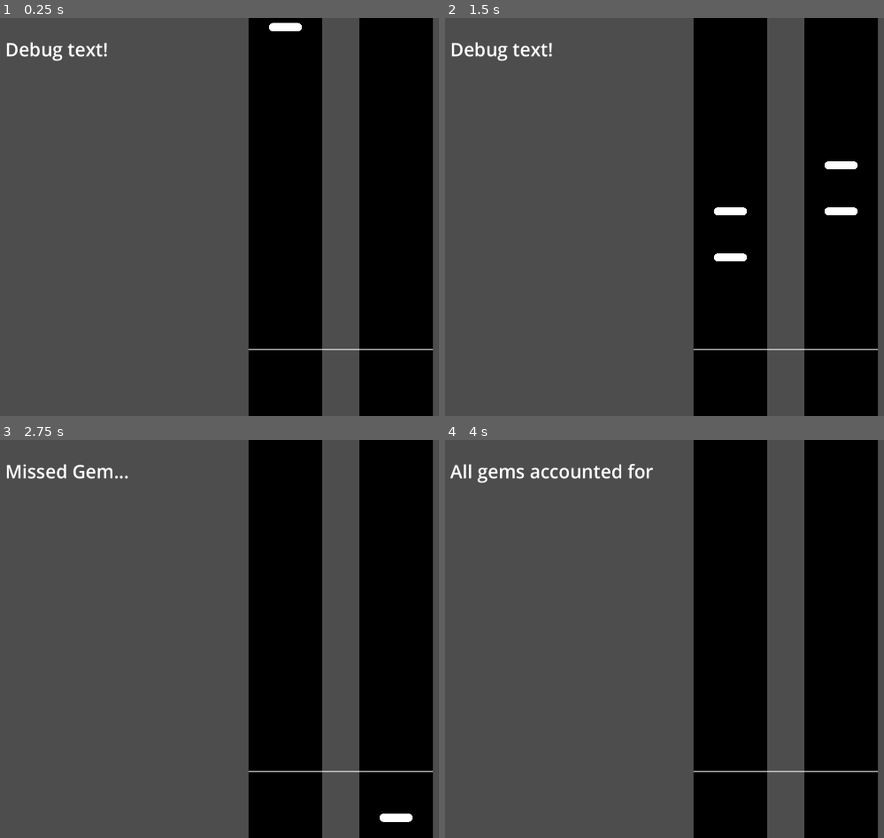
Above: before the commit, frames 1-4 (two rows, left to right).
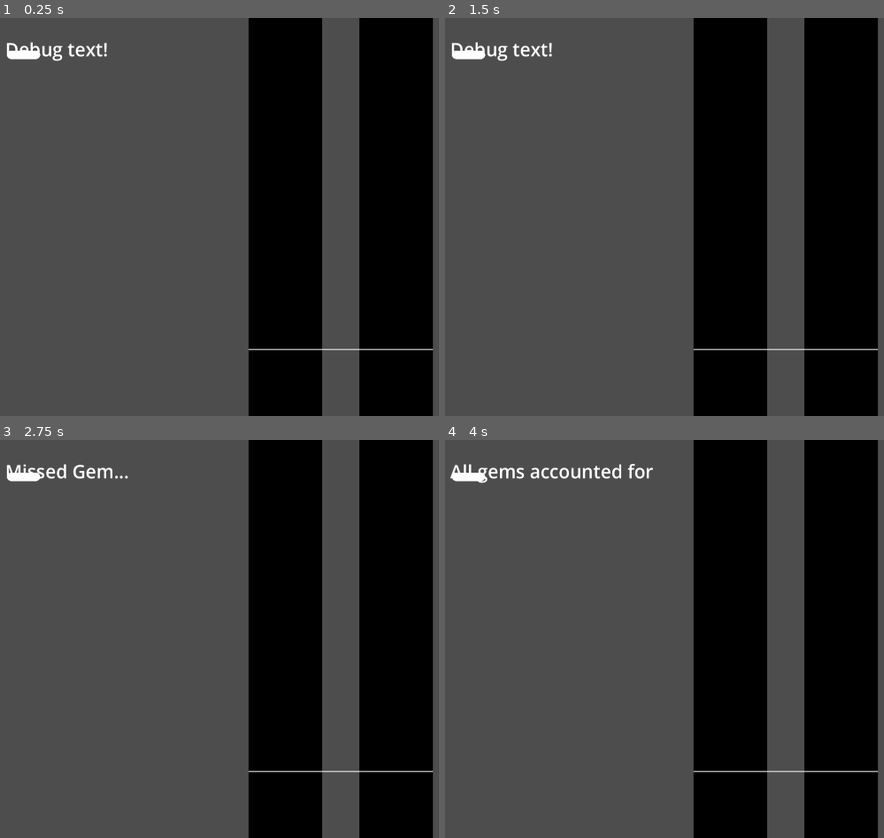
Above: after the commit, the same moments.

Repository: steamboatsonic/JamBop
Game: Godot game, scene res://Gameplay.tscn
The game is run twice, just before and just after one commit, with the same random seed, the same clock (stepped at 60 frames per second) and the same inputs.
Inputs:
- Up to frame 1 (0.25 s): no input
- Up to frame 2 (1.5 s): hold D (Right) 0.53-1.28 s; hold Right (AButton) 0.53-1.28 s; hold S (Down) from 1.28 s (still down); tap Down (BButton) at 1.35 s
- Up to frame 3 (2.75 s): release S (Down) at 2.03 s; hold D (Right) from 2.03 s (still down); hold Up (XButton) from 2.03 s (still down)
- Up to frame 4 (4 s): release D (Right) at 2.78 s; release Up (XButton) at 2.78 s; hold W (Up) 2.78-3.53 s; tap Left (YButton) at 2.85 s; tap Enter at 3.5 s; hold A (Left) from 3.53 s (still down); hold Right (AButton) from 3.53 s (still down)

The runs differ from the first frame. In frame 1, 0.3% of the frame differs, in the area x 1-69%, y 1-11%; in frame 2, 0.7%, in the area x 1-95%, y 8-62%; in frame 3, 0.3%; in frame 4, 0.1%.

Commit message:
Slide On Hit
- Set up animations for sliding after a hit
- Fixed conditions for what makes the gems move down
-  TODO: above has exposed the transition to or from OffScreen not working

Diff:
--- a/gem.gd
+++ b/gem.gd
@@ -36,33 +36,65 @@
 	if get_meta("Status") == "OffScreen":
 		if get_meta("MSecUntilPerfect") < 900 / gemManager.get_meta("gravity"):
 			set_meta("Status", "OnScreen")
+			writeDebug("On Screen");
 
 	#if earlier stage than InRange, check if it's InRange
 	if get_meta("Status") == "OnScreen":
 		if get_meta("MSecUntilPerfect") < 250.00:
 			set_meta("Status", "InRange");
 
-	if get_meta("Status") == "OnScreen" || "InRange" || "Missed":
-		position = Vector2(
-			xPosition,
-			900 - (get_meta("MSecUntilPerfect") * gemManager.get_meta("gravity")));
-		#check if it's past the last timing window
+	if get_meta("Status") == "OnScreen" \
+		|| get_meta("Status") == "InRange" \
+		|| get_meta("Status") == "Missed":
+			position = Vector2(
+				xPosition,
+				900 - (get_meta("MSecUntilPerfect") * gemManager.get_meta("gravity")));
+			#check if it's past the last timing window
+
+	if get_meta("Status") == "Hit":
+		if get_meta("Road") == 1:
+			position = Vector2(
+			position.x - 10,
+			position.y);
+			if position.x < 400:
+				position = Vector2(
+				400,
+				position.y);
+				set_meta("Status", "Completed")
+				visible = false;
+		elif get_meta("Road") == 2:
+			position = Vector2(
+			position.x + 10,
+			position.y);
+			if position.x < 1520:
+				position = Vector2(
+				1520,
+				position.y);
+				set_meta("Status", "Completed")
+				visible = false;
 
 	if get_meta("Status") == "Missed":
 		if get_meta("MSecUntilPerfect") < -750.00 / gemManager.get_meta("gravity"):
 			set_meta("Status", "Completed");
+			visible = false;
 
 func hit(timingOfHit:float):
-	writeDebug (str(get_meta("TimingMSec") - timingOfHit) + "From Perfect");
+	# HitAccuracy is like MSecUntilPerfect except it is accurate to exact input timing
+	# between frames
+	# early = positive, late = negative
 	set_meta("HitAccuracy", (get_meta("TimingMSec") - timingOfHit));
-	set_meta("Active", false);
+	writeDebug (str(get_meta("HitAccuracy")) + "From Perfect");
+	# During Hit slide animation, yPosition will be locked based on exact timing of input
+	position = Vector2(
+		position.x,
+		900 - (get_meta("HitAccuracy") * gemManager.get_meta("gravity")));
 	set_meta("Status", "Hit");
-	visible = false;
 
 func miss():
-	writeDebug (str("Missed Gem..."));
-	set_meta("Status", "Missed");
-	modulate = Color.GRAY;
+	if get_meta("Status") != "Hit":
+		writeDebug (str("Missed Gem..."));
+		set_meta("Status", "Missed");
+		modulate = Color.GRAY;
 
 func writeDebug(textToWrite:String):
 	get_node("../../../DebugText").text = textToWrite;
